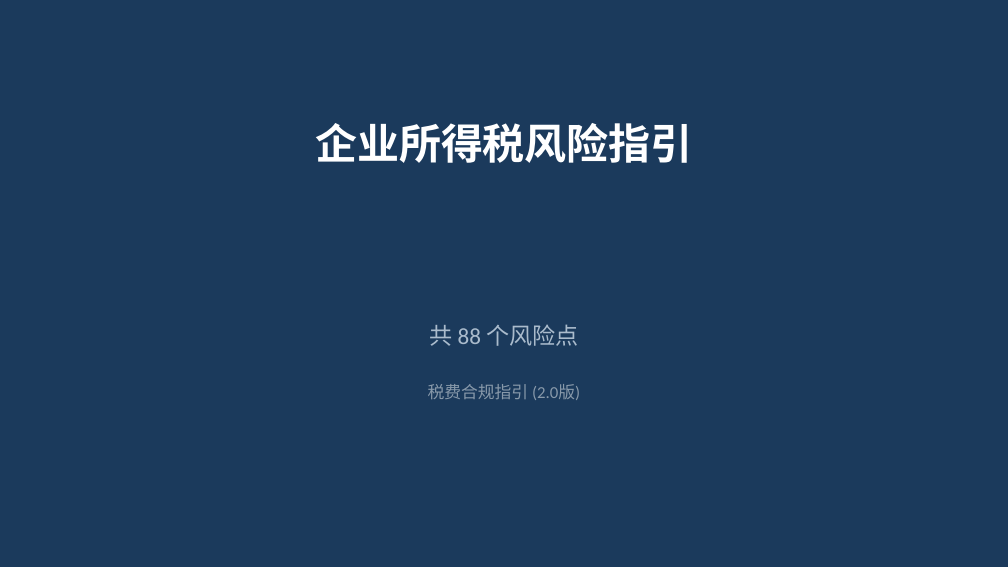
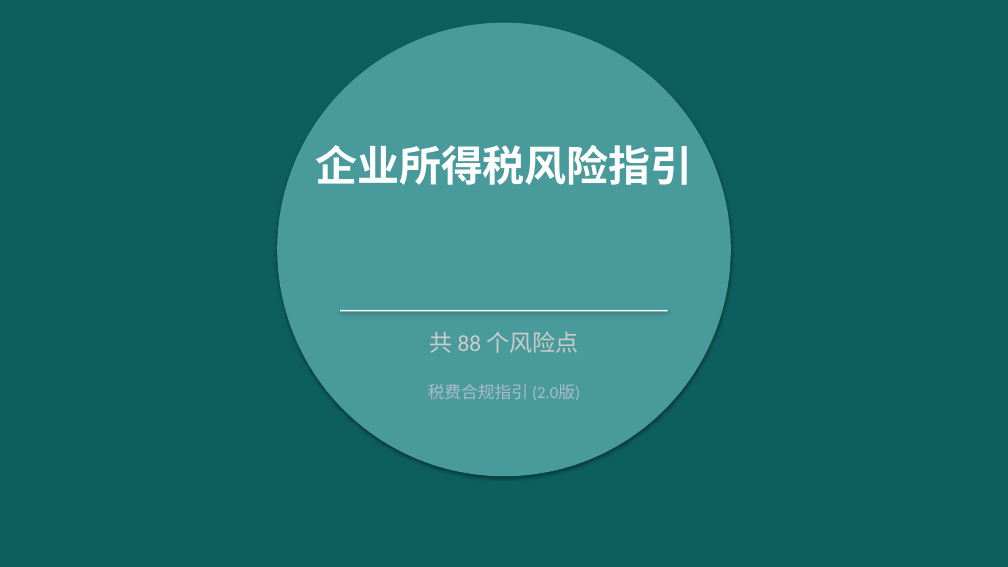
Before and after one commit to SlainTroyard/ppt, a slide deck: slide 1 of ppts_output_v3/02_企业所得税风险指引.pptx. Drawn at 1008x567 pixels with LibreOffice and Linux fonts; fonts in the diff are those of the drawing. Boxes give left, top, right and bottom in pixels: in the first picture for what was removed or moved away, otherwise in the second. Text is boxed around its words. In the diff, an @@ line names an element or a change of style, - is before the commit and + after.

```diff
--- a/ppts_output_v3/02_企业所得税风险指引.pptx
+++ b/ppts_output_v3/02_企业所得税风险指引.pptx
@@ background #1B3A5C to #0D5E5E @@
@@ ellipse added at [278,23,731,476], fill #499A9A @@
@@ text "企业所得税风险指引": place and size @@
-text "企业所得税风险指引" at [315,123,693,163]
+text "企业所得税风险指引" at [315,145,693,185]
@@ text "共 88 个风险点": place and size @@
-text "共 88 个风险点" at [429,324,578,346]
+text "共 88 个风险点" at [429,331,578,353]
@@ text "共 88 个风险点" at [429,331,578,353]: text colour #AABBCC to #CCCCCC @@
@@ rectangle added at [340,310,668,312], fill #FFFFFF @@
@@ text "税费合规指引 (2.0版)" at [428,384,580,400]: text colour #8899AA to #AABBCC @@
```
Also in this commit, not shown: 88 other slides changed, 20 other files.
